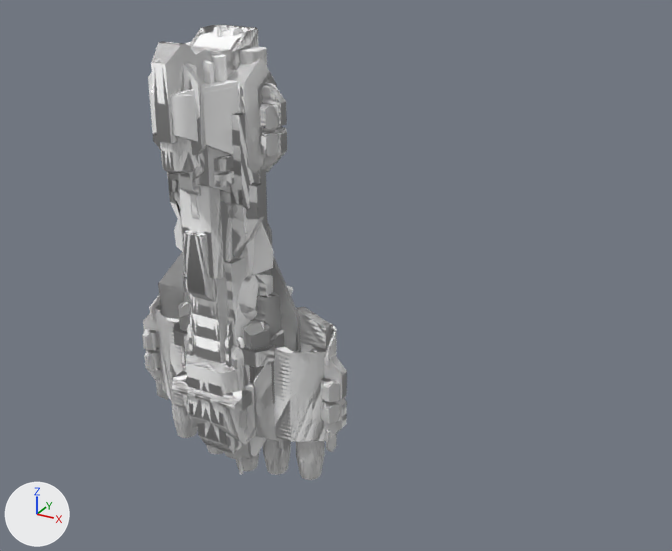
Two versions of the Blender file Assets/Models/Ships/Ships.blend, one commit apart.
One viewpoint serves both versions: a 50 mm lens placed at (345.0, -478.0, 254.0), pointed at (83.0, -2.0, 17.0). Lighting does not change. The marker at lower left points along +X, +Y and +Z.

Script lines for the objects in view, before the commit:
```python
ob_bassilisk = bpy.data.objects.new('Bassilisk', me_scene_010)
ob_bassilisk.location = (0.0, 0.0, 0.0)
ob_bassiliskcollider = bpy.data.objects.new('BassiliskCollider', me_scene_000)
ob_bassiliskcollider.location = (0.0, 0.0, 0.0)
ob_battlecruiser = bpy.data.objects.new('Battlecruiser', me_scene_033)
ob_battlecruiser.location = (0.0, 0.0, 0.0)
ob_battlecruisercollider = bpy.data.objects.new('BattlecruiserCollider', me_scene_001)
ob_battlecruisercollider.location = (0.0, 0.0, 0.0)
ob_cube = bpy.data.objects.new('Cube', me_cube)
ob_cube.location = (0.0, 0.0, 0.0)
ob_dreadnaught = bpy.data.objects.new('Dreadnaught', me_scene_009)
ob_dreadnaught.location = (0.0, 0.0, 0.0)
ob_maraudercollider = bpy.data.objects.new('MarauderCollider', me_scene_004)
ob_maraudercollider.location = (0.0, 0.0, 0.0)
ob_phalanx = bpy.data.objects.new('Phalanx', me_scene_017)
ob_phalanx.location = (0.0, 0.0, 0.0)
```
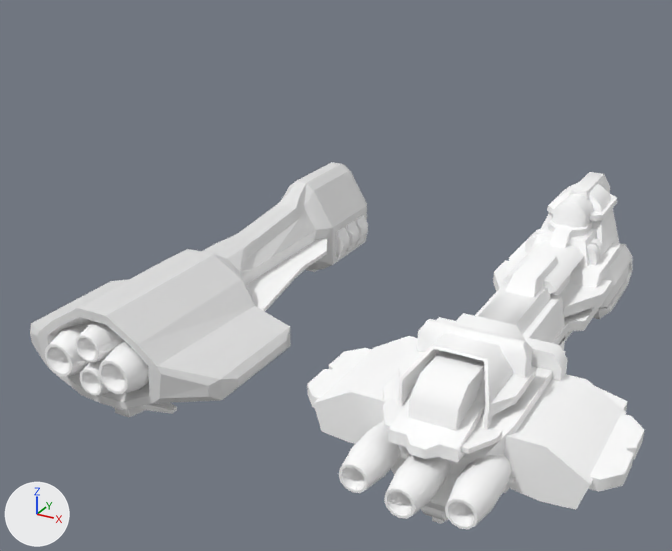
Where the change shows, as pixel boxes [x1, y1, x2, y2] in the pictures (672 x 551 px):
'Dreadnaught', reshaped, moved, turned: before [142, 25, 347, 480]; after [307, 172, 644, 529]
'Cube.001', added: after [30, 162, 367, 417]
'Battlecruiser', hidden: before [184, 194, 290, 450]
'MarauderCollider', hidden: before [158, 221, 300, 351]
'Dreadnaught.001', added: after [45, 325, 149, 394]
'Dreadnaught.011', added: after [246, 239, 327, 312]
'Phalanx', hidden: before [178, 302, 284, 404]
'Dreadnaught.003', added: after [75, 322, 124, 362]
'Bassilisk', hidden: before [174, 193, 274, 275]
'Dreadnaught.004', added: after [336, 215, 368, 258]
'BattlecruiserCollider', hidden: before [182, 194, 289, 449]
'DreadnaughtCollider', hidden: before [151, 29, 265, 441]
'Dreadnaught.002', added: after [79, 360, 111, 395]
'Dreadnaught.008', added: after [143, 403, 177, 414]
'BassiliskCollider', hidden: before [175, 200, 255, 275]
'Cube', hidden: before [217, 26, 243, 475]
'Dreadnaught.007', added: after [112, 406, 124, 410]
part 1 of me_scene_009, deleted: before [142, 83, 345, 480]

What changed in the scene script:
```text
Change me_scene_009:
    remove me_scene_009.from_pydata(...)  # 1065 vertices, 1508 faces; spans x -85.0..0.0, y -60.0..54.0, z -163.0..163.0
    add me_scene_009.from_pydata(...)  # 729 vertices, 972 faces; spans x -85.0..0.0, y -60.0..54.0, z -163.0..163.0
    me_scene_009 part 1: 16 loose pieces with 336 vertices, spanning x -83.0..0.0, y -13.0..54.0, z -151.0..133.0, are deleted
Add me_scene_015:
    me_scene_015.from_pydata([(-1.4, 41.1, -112.0), (-1.4, 46.4, -112.0), (-27.4, 46.4, -105.0), (-27.4, 44.0, -105.0), (-1.4, 41.1, -97.6), (-27.4, 44.0, -100.4), (-27.4, 46.4, -100.4), (-1.4, 46.4, -97.6)], [], [(0, 2, 1), (0, 3, 2), (4, 6, 5), (4, 7, 6), (0, 5, 3), (0, 4, 5), (3, 6, 2), (3, 5, 6), (2, 7, 1), (2, 6, 7)])
    me_scene_015.materials.append(mat_harbingerpbr_001)  # white #ffffff
Change ob_cube:
    add ob_cube.hide_set(True)
Change ob_bassilisk:
    add ob_bassilisk.hide_set(True)
Change ob_battlecruiser:
    add ob_battlecruiser.hide_set(True)
Change ob_phalanx:
    add ob_phalanx.hide_set(True)
Change ob_bassiliskcollider:
    add ob_bassiliskcollider.hide_set(True)
Change ob_battlecruisercollider:
    add ob_battlecruisercollider.hide_set(True)
Change ob_maraudercollider:
    add ob_maraudercollider.hide_set(True)
Change ob_phalanxcollider:
    add ob_phalanxcollider.hide_set(True)
Change ob_dreadnaught:
    ob_dreadnaught.location: (0.0, 0.0, 0.0) -> (204.0, 0.0, 0.0)
    ob_dreadnaught.rotation_euler: (0.0, 0.0, 0.0) -> (-1.571, 0.0, 0.0)  # degrees (0, 0, 0) -> degrees (-90, 0, 0)
Change ob_dreadnaughtcollider:
    add ob_dreadnaughtcollider.hide_set(True)
Add ob_dreadnaught_004:
    ob_dreadnaught_004 = bpy.data.objects.new('Dreadnaught.004', me_scene_026)  # 72 vertices, 126 faces; spans x -32.1..-21.0, y -1.5..19.9, z 99.2..143.8; in mat_harbingerpbr_001 (white #ffffff); modifiers MIRROR
    ob_dreadnaught_004.location = (0.0, 0.0, 0.0)
    ob_dreadnaught_004.rotation_euler = (-1.571, 0.0, 0.0)  # degrees (-90, 0, 0)
Add ob_dreadnaught_007:
    ob_dreadnaught_007 = bpy.data.objects.new('Dreadnaught.007', me_scene_023)  # 14 vertices, 18 faces; spans x -4.0..0.0, y 31.47..43.74, z -126.62..-117.94; in mat_harbingerpbr_001 (white #ffffff); modifiers MIRROR
    ob_dreadnaught_007.location = (-0.3, 0.0, 0.0)
    ob_dreadnaught_007.rotation_euler = (-1.571, 0.0, 0.0)  # degrees (-90, 0, 0)
Add ob_dreadnaught_003:
    ob_dreadnaught_003 = bpy.data.objects.new('Dreadnaught.003', me_scene_022)  # 61 vertices, 108 faces; spans x -10.3..10.3, y -149.5..-119.8, z -15.9..4.7; in mat_harbingerpbr_003 (white #ffffff)
    ob_dreadnaught_003.location = (0.0, -3.2, 13.4)
    ob_dreadnaught_003.scale = (1.07, 0.921, 1.07)
Add ob_dreadnaught_002:
    ob_dreadnaught_002 = bpy.data.objects.new('Dreadnaught.002', me_scene_021)  # 61 vertices, 108 faces; spans x -10.3..10.3, y -149.5..-119.8, z -15.9..4.7; in mat_harbingerpbr_001 (white #ffffff)
    ob_dreadnaught_002.location = (0.0, -3.2, -8.2)
    ob_dreadnaught_002.scale = (1.07, 0.921, 1.07)
Add ob_dreadnaught_011:
    ob_dreadnaught_011 = bpy.data.objects.new('Dreadnaught.011', me_scene_019)  # 14 vertices, 16 faces; spans x -50.0..-14.0, y 1.8..4.9, z -51.3..83.9; in mat_harbingerpbr_001 (white #ffffff); modifiers MIRROR
    ob_dreadnaught_011.location = (0.0, 8.2, 0.0)
    ob_dreadnaught_011.rotation_euler = (-1.571, 0.0, 0.0)  # degrees (-90, 0, 0)
Add ob_dreadnaught_010:
    ob_dreadnaught_010 = bpy.data.objects.new('Dreadnaught.010', me_scene_018)  # 24 vertices, 32 faces; spans x -10.9..0.0, y 18.4..29.7, z -23.5..88.1; in mat_harbingerpbr_001 (white #ffffff); modifiers MIRROR
    ob_dreadnaught_010.location = (0.0, -7.2, 1.1)
    ob_dreadnaught_010.rotation_euler = (-1.571, 0.0, 0.0)  # degrees (-90, 0, 0)
    ob_dreadnaught_010.scale = (1.0, 1.0, 1.09)
Add ob_dreadnaught_008:
    ob_dreadnaught_008 = bpy.data.objects.new('Dreadnaught.008', me_scene_015)  # modifiers MIRROR
    ob_dreadnaught_008.location = (0.0, 0.0, 0.0)
    ob_dreadnaught_008.rotation_euler = (-1.571, 0.0, 0.0)  # degrees (-90, 0, 0)
Add ob_dreadnaught_001:
    ob_dreadnaught_001 = bpy.data.objects.new('Dreadnaught.001', me_scene_002)  # 61 vertices, 108 faces; spans x -31.8..-6.2, y -152.5..-115.5, z -18.4..7.2; in mat_harbingerpbr_001 (white #ffffff); modifiers MIRROR
    ob_dreadnaught_001.location = (0.0, -3.2, 2.1)
    ob_dreadnaught_001.scale = (1.07, 0.921, 1.07)
Add ob_cube_001:
    ob_cube_001 = bpy.data.objects.new('Cube.001', me_cube_001)  # 224 vertices, 169 faces, 1 loose edge; spans x -4.28..0.08, y -11.33..1.26, z -1.74..0.56; modifiers MIRROR
    ob_cube_001.location = (0.0, 129.5, 16.7)
    ob_cube_001.scale = (17.7, 23.2, 38.5)
```
